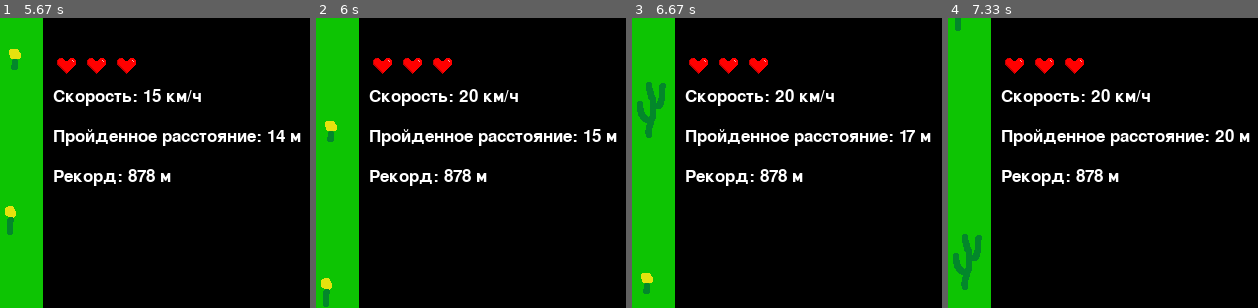
Above: before the commit, frames 1-4 (left to right).
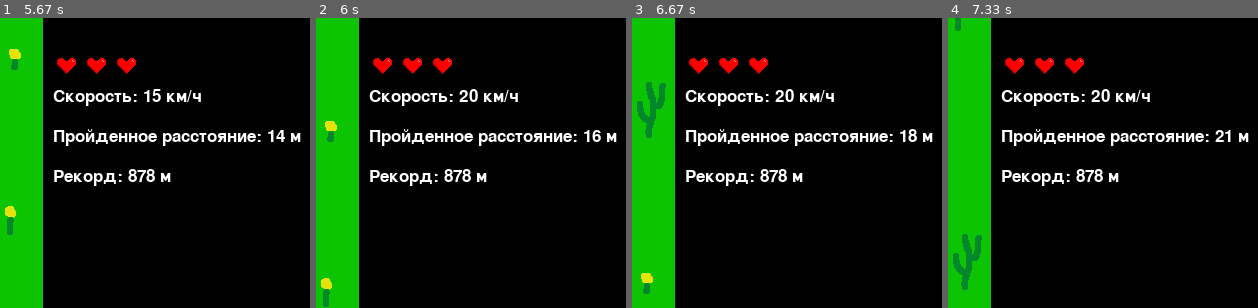
Above: after the commit, the same moments.

Repository: Lidne/PygameProject
Game: pygame game, started from main.py
Two runs of this game, one before a commit and one after it. Both use one fixed random seed, a clock stepped at 60 frames per second and the inputs below.
Inputs (mouse positions are % of the whole screen's width and height, from its top left):
- Up to frame 1 (5.67 s): click (17, 43) at 0.38 s; click (48, 76) at 0.72 s; hold Right 1.17-1.63 s; hold Up 1.67-1.97 s; hold Right 2-2.47 s; hold Left 2.5-3.03 s; hold Down 3.07-3.37 s; hold Left 3.4-3.8 s; hold Up 3.83-4.2 s; hold Right 4.23-4.87 s; hold Down 4.9-5.27 s; hold Left from 5.3 s (still down)
- Up to frame 2 (6 s): release Left at 5.77 s; hold Right from 5.8 s (still down)
- Up to frame 3 (6.67 s): release Right at 6.27 s; hold Up 6.3-6.6 s; hold Right from 6.63 s (still down)
- Up to frame 4 (7.33 s): release Right at 7.1 s; hold Left from 7.13 s (still down)
The pictures show only the part of the screen within x 45-95%, y 0-50%; the shares and areas given below are measured in that part.

Frame 1 is identical in both runs. In frame 2, less than 0.1% of the frame differs, in the area x 89-92%, y 38-43%; in frame 3, 0.2%, in the area x 88-98%, y 38-43%; in frame 4, 0.2%.

Commit message:
made motor sound cycled

Diff:
--- a/game_cycle.py
+++ b/game_cycle.py
@@ -11,11 +11,12 @@
 def game_cycle(screen, car_image):
     pygame.mixer.init()
     clock = pygame.time.Clock()  # Инициализация "часов" для работы со временем
+    # Загружаем файлы со звуком
     bns = pygame.mixer.Sound('data/sounds/bonus_pick.wav')
     crash = pygame.mixer.Sound('data/sounds/hit.wav')
     start = pygame.mixer.Sound('data/sounds/start1.wav')
     motor = pygame.mixer.Sound('data/sounds/motor.wav')
-    motor.set_volume(0.3)
+    motor.set_volume(0.2)
     health = 3
     event1 = pygame.USEREVENT + 1
     pygame.time.set_timer(event1, 5000)
@@ -117,7 +118,7 @@
                 RoadBlock(0, block.rect.y - 580 * 2, all_sprites, road_blocks).add_object(
                     weak_obst, strong_obst, bonuses)
 
-        distance += RoadBlock.speed / 60
+        distance += RoadBlock.speed / fps
         if distance > record:
             record = distance
 
@@ -136,5 +137,7 @@
         # Отсчитываем  для стабильного fps
         clock.tick(fps)
         pygame.display.flip()
+
+    motor.stop()
     RoadBlock.speed = 3
     write_record('data/record.txt', record)
Not shown, changed: data/sounds/motor.wav
